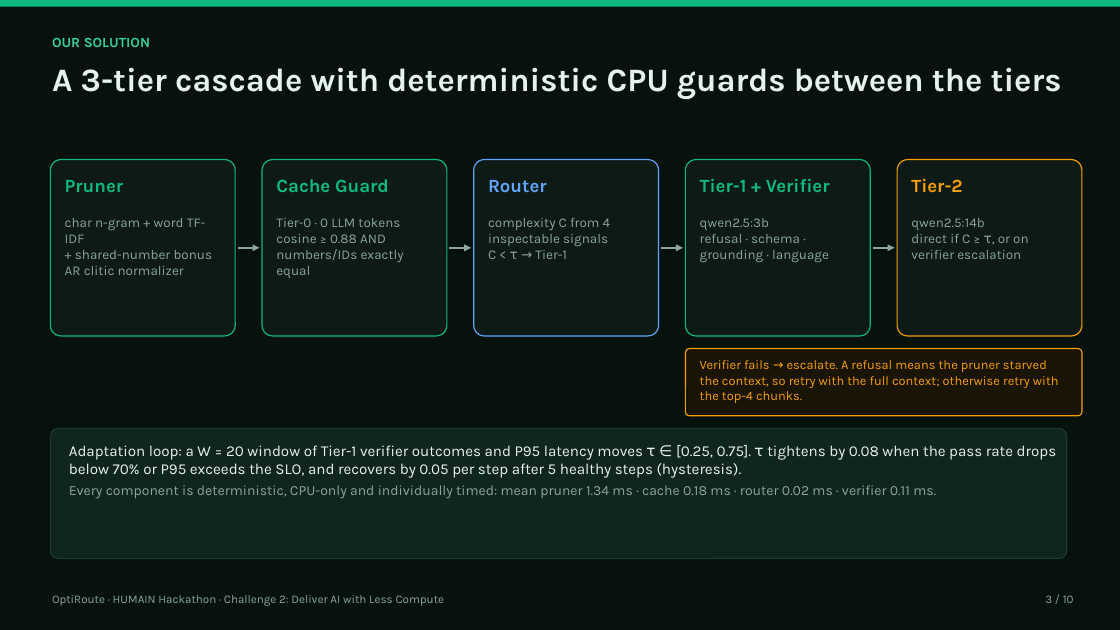
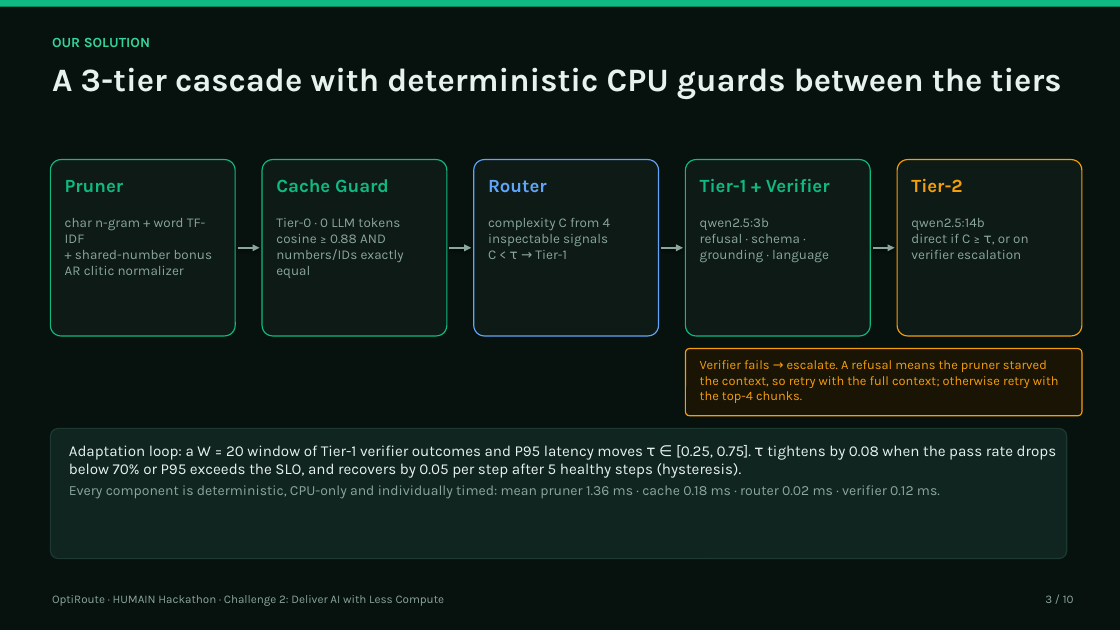
Before and after one commit to nawafalduaij/optiroute, a slide deck: slide 3 of deliverables/OptiRoute_Presentation.pptx. Drawn at 1120x630 pixels with LibreOffice and Linux fonts; fonts in the diff are those of the drawing. Boxes give left, top, right and bottom in pixels: in the first picture for what was removed or moved away, otherwise in the second. Text is boxed around its words. In the diff, an @@ line names an element or a change of style, - is before the commit and + after.

```diff
--- a/deliverables/OptiRoute_Presentation.pptx
+++ b/deliverables/OptiRoute_Presentation.pptx
@@ text at [69, 485, 940, 499]: text changed @@
-Every component is deterministic, CPU-only and individually timed: mean pruner 1.34 ms · cache 0.18 ms · router 0.02 ms · verifier 0.11 ms.
+Every component is deterministic, CPU-only and individually timed: mean pruner 1.36 ms · cache 0.18 ms · router 0.02 ms · verifier 0.12 ms.
```
Also in this commit, not shown: 7 other slides changed, 30 other files.
